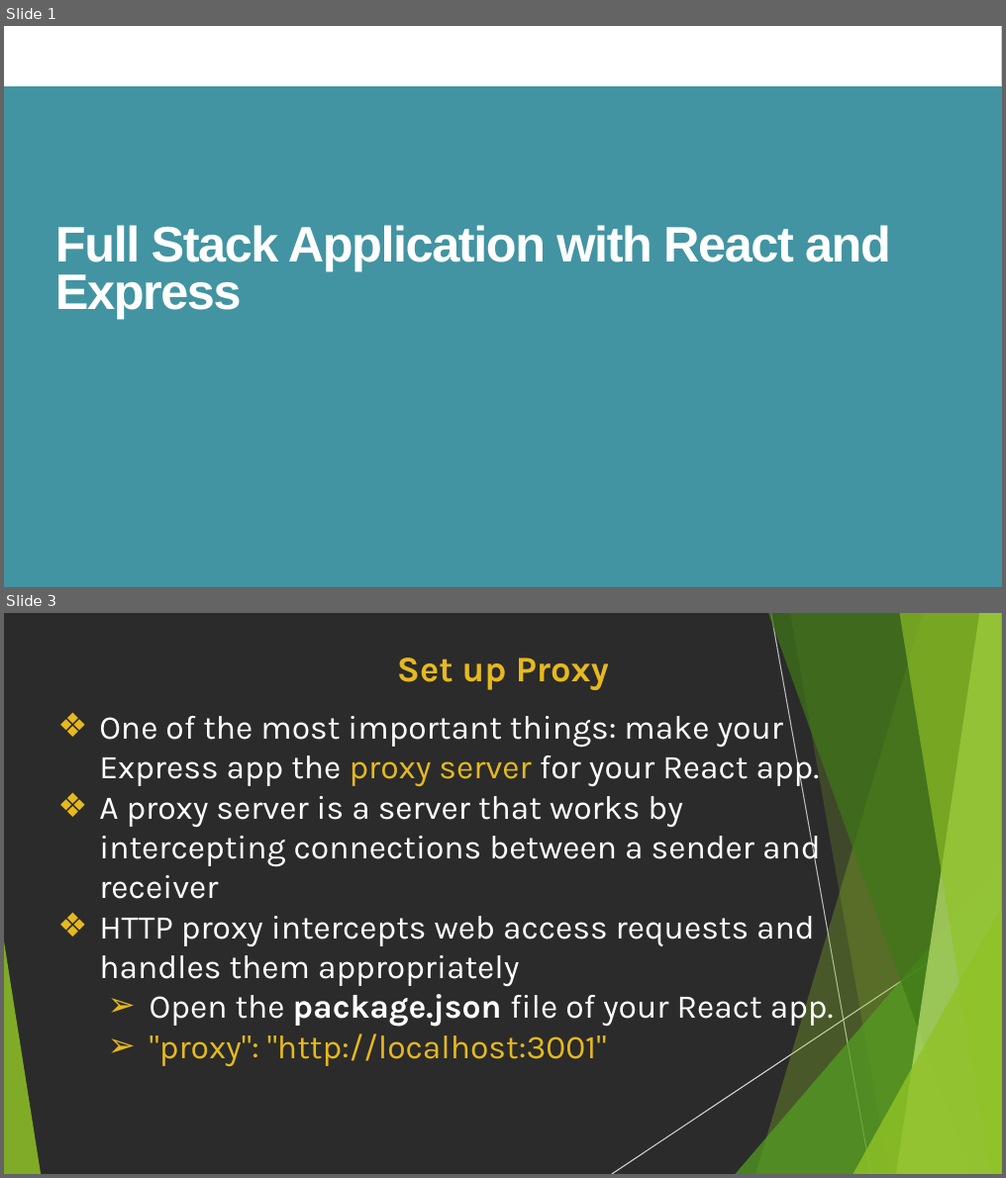
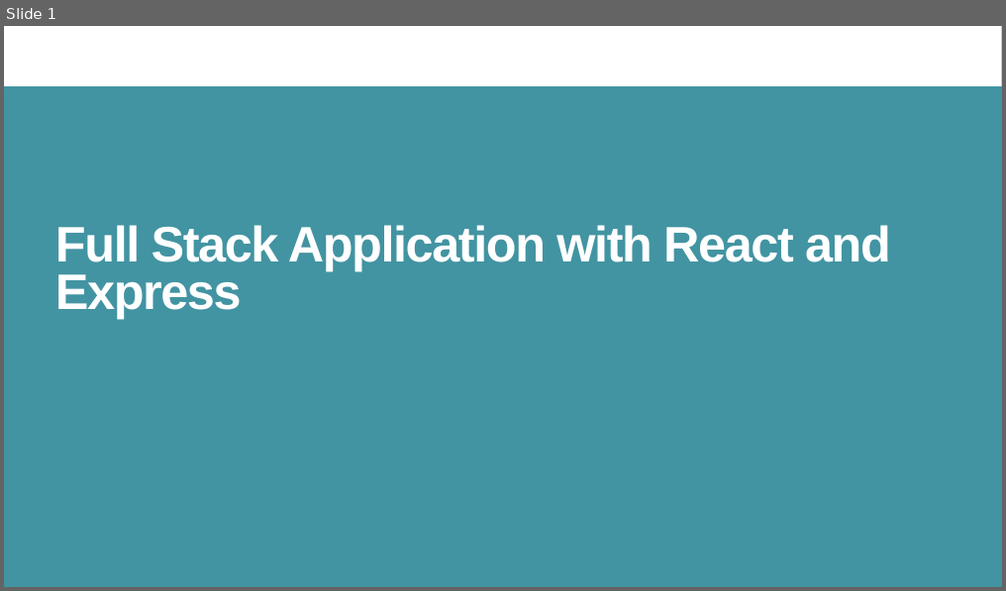
Before and after one commit to AssadMehmood/BackendNodeJS, a slide deck: Week2/Day1/FullStackWithReactAndExpress.pptx. Shown one above the other, each under a label of ours: slides 1 and 3 before the commit, slide 1 after it; the slides between them are not shown. The pictures are 1006x1178 and 1006x591 pixels, drawn with LibreOffice and Linux fonts; fonts in the diff are those of the drawing; background and template pictures are left out; a plain dark background stands for a picture behind light text. Boxes give left, top, right and bottom in pixels: in the first picture for what was removed or moved away, otherwise in the second. Text is boxed around its words. In the diff, an @@ line names an element or a change of style, - is before the commit and + after.

```diff
--- a/Week2/Day1/FullStackWithReactAndExpress.pptx
+++ b/Week2/Day1/FullStackWithReactAndExpress.pptx
@@ slide 3 removed at <box>4,613,1002,1174</box>, background picture (left out) @@
@@ title removed at <box>397,658,609,690</box> @@
-Set up Proxy
@@ text removed at <box>99,716,834,1066</box> @@
-❖ One of the most important things: make your Express app the proxy server for your React app.
-❖ A proxy server is a server that works by intercepting connections between a sender and receiver
-❖ HTTP proxy intercepts web access requests and handles them appropriately
-  ➢ Open the package.json file of your React app.
-  ➢ "proxy": "http://localhost:3001"
@@ group removed at <box>4,613,1002,1174</box>: 8 freeform shapes, 2 lines @@
```
Also in this commit, not shown: 13 slides changed, 12 other slides removed, 4 other files.
